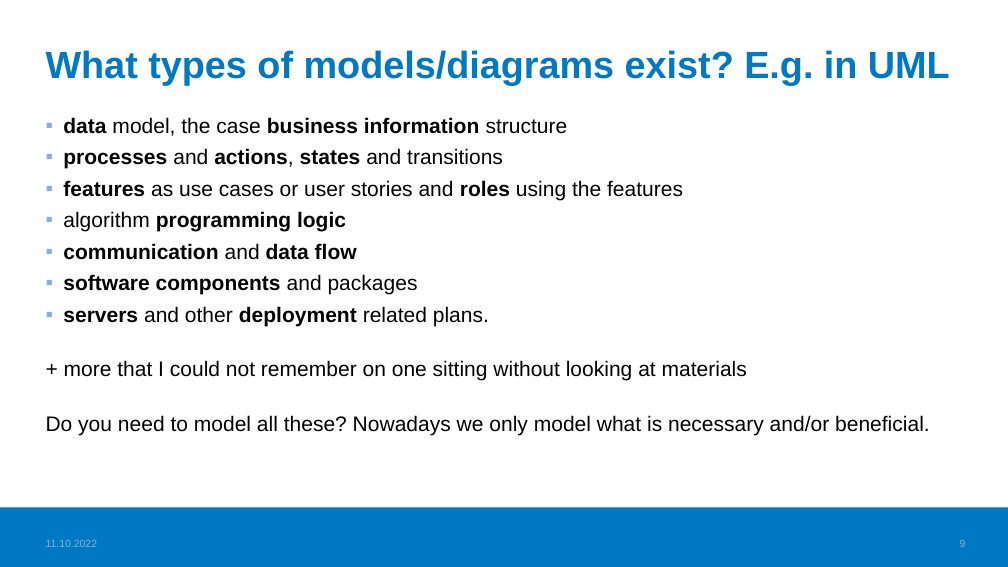
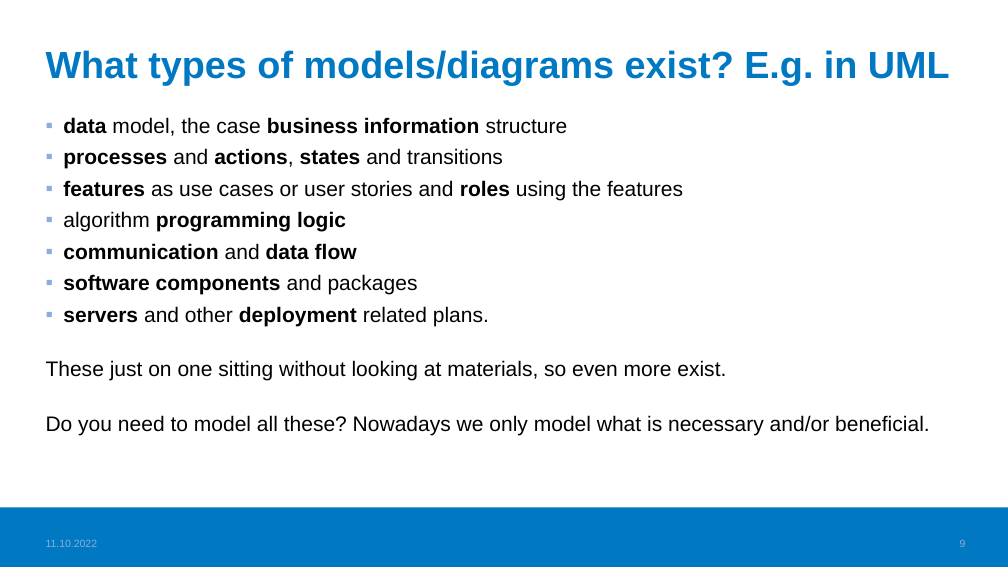
Before and after one commit to haagahelia/ohke-teknologiat, a slide deck: slide 9 of 06_ohjelmistoarkkitehtuurit_ja_patternit/SoftwareArchitecturesAndPatterns.pptx. Drawn at 1008x567 pixels with LibreOffice and Linux fonts; fonts in the diff are those of the drawing; background and template pictures are left out. Boxes give left, top, right and bottom in pixels: in the first picture for what was removed or moved away, otherwise in the second. Text is boxed around its words. In the diff, an @@ line names an element or a change of style, - is before the commit and + after.

Commit message:
Just small edits while reading

```diff
--- a/06_ohjelmistoarkkitehtuurit_ja_patternit/SoftwareArchitecturesAndPatterns.pptx
+++ b/06_ohjelmistoarkkitehtuurit_ja_patternit/SoftwareArchitecturesAndPatterns.pptx
@@ text at box(46, 360, 726, 381): text changed @@
-+ more that I could not remember on one sitting without looking at materials
+These just on one sitting without looking at materials, so even more exist.
```
Also in this commit, not shown: 4 other slides changed, 3 other files.
